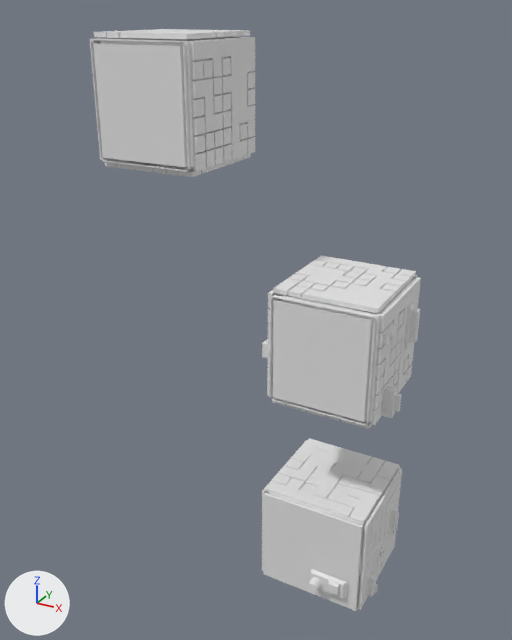
One commit to the OBJ model Project/assets/meshes/city_block2.obj: the scene before it, then after it.
The view is the same before and after, from a camera (50 mm lens) standing at (4.16, -10.68, 9.32) and looking at (-1.62, -0.18, 4.07). The lights are fixed; the arrows at lower left show +X, +Y and +Z. Where no turn or scale is listed for an object, it has been applied to the vertices. Vertices at the same position are counted once.
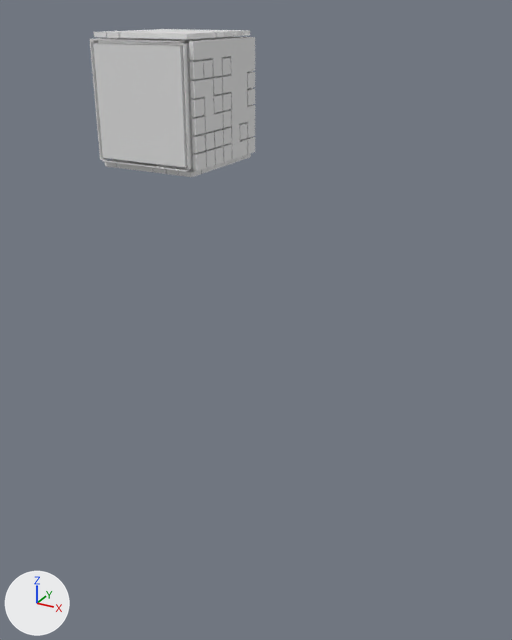
The newer file is also turned or shifted as a whole; pictures and numbers use the older file's frame.

What changed in the scene script:
```text
Change me_cube_011:
    where me_cube_011.from_pydata(...)  # 12 vertices, 10 faces; spans x -3.91..-2.24, y -1.18..0.74, z 6.99..8.88
    used by ob_cube_011; location = (0.0, 0.0, 0.0)
    me_cube_011 part 1: the whole mesh is moved by (-0.11, 0.07, -0.03)
Remove ob_cube:
    ob_cube = bpy.data.objects.new('Cube', me_cube)
    ob_cube.location = (0.0, 0.0, 0.0)
Remove ob_cube_001:
    ob_cube_001 = bpy.data.objects.new('Cube.001', me_cube_001)
    ob_cube_001.location = (0.0, 0.0, 0.0)
Remove ob_cube_002:
    ob_cube_002 = bpy.data.objects.new('Cube.002', me_cube_002)
    ob_cube_002.location = (0.0, 0.0, 0.0)
Remove ob_cube_003:
    ob_cube_003 = bpy.data.objects.new('Cube.003', me_cube_003)
    ob_cube_003.location = (0.0, 0.0, 0.0)
Remove ob_cube_004:
    ob_cube_004 = bpy.data.objects.new('Cube.004', me_cube_004)
    ob_cube_004.location = (0.0, 0.0, 0.0)
Remove ob_cube_005:
    ob_cube_005 = bpy.data.objects.new('Cube.005', me_cube_005)
    ob_cube_005.location = (0.0, 0.0, 0.0)
Remove ob_cube_006:
    ob_cube_006 = bpy.data.objects.new('Cube.006', me_cube_006)
    ob_cube_006.location = (0.0, 0.0, 0.0)
Remove ob_cube_007:
    ob_cube_007 = bpy.data.objects.new('Cube.007', me_cube_007)
    ob_cube_007.location = (0.0, 0.0, 0.0)
Remove ob_cube_008:
    ob_cube_008 = bpy.data.objects.new('Cube.008', me_cube_008)
    ob_cube_008.location = (0.0, 0.0, 0.0)
Remove ob_cube_009:
    ob_cube_009 = bpy.data.objects.new('Cube.009', me_cube_009)
    ob_cube_009.location = (0.0, 0.0, 0.0)
Remove ob_cube_015:
    ob_cube_015 = bpy.data.objects.new('Cube.015', me_cube_015)
    ob_cube_015.location = (0.0, 0.0, 0.0)
Remove ob_cube_019:
    ob_cube_019 = bpy.data.objects.new('Cube.019', me_cube_019)
    ob_cube_019.location = (0.0, 0.0, 0.0)
Remove ob_cylinder:
    ob_cylinder = bpy.data.objects.new('Cylinder', me_cylinder)
    ob_cylinder.location = (0.0, 0.0, 0.0)
```

What differs and where, as boxes (x1, y1, x2, y2) in the pictures (512 x 640 px):
'Cube.002', deleted
    before: (267, 255, 421, 429)
'Cube', deleted
    before: (262, 438, 402, 611)
'Cube.011', mesh moved
    before: (100, 37, 250, 168)
    after: (98, 38, 246, 168)
'Cube.003', deleted
    before: (281, 278, 416, 422)
'Cube.001', deleted
    before: (269, 467, 399, 609)
'Cube.004', deleted
    before: (382, 385, 397, 418)
'Cube.007', deleted
    before: (409, 308, 420, 343)
'Cube.006', deleted
    before: (404, 300, 416, 349)
'Cylinder', deleted
    before: (307, 577, 321, 593)
'Cube.008', deleted
    before: (383, 325, 396, 345)
'Cube.005', deleted
    before: (393, 393, 401, 412)
'Cube.015', deleted
    before: (262, 338, 269, 359)
'Cube.009', deleted
    before: (390, 330, 397, 341)
